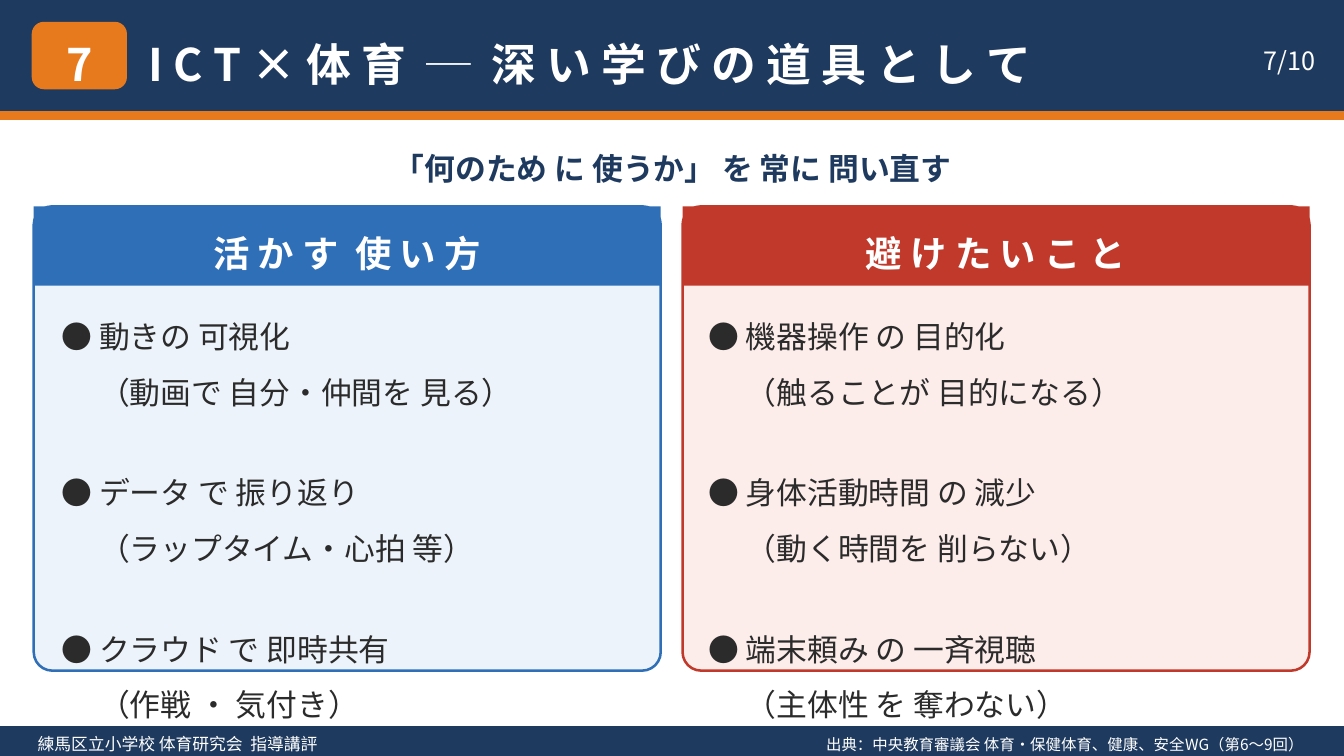
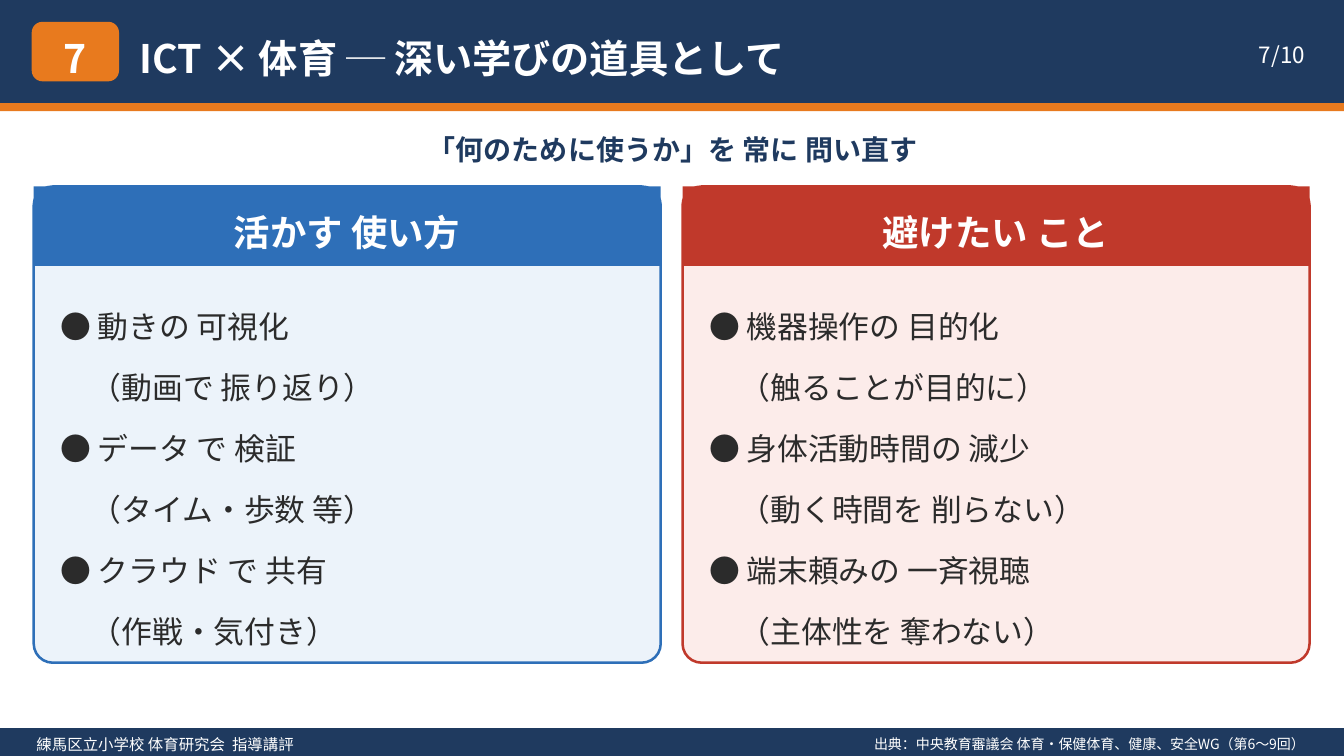
Before and after one commit to contynet730-star/con30, a slide deck: slide 7 of 体育・保健体育の方向性_指導講評.pptx. Drawn at 1344x756 pixels with LibreOffice and Linux fonts; fonts in the diff are those of the drawing. Boxes give left, top, right and bottom in pixels: in the first picture for what was removed or moved away, otherwise in the second. Text is boxed around its words. In the diff, an @@ line names an element or a change of style, - is before the commit and + after.

```diff
--- a/体育・保健体育の方向性_指導講評.pptx
+++ b/体育・保健体育の方向性_指導講評.pptx
@@ rectangle: place and size @@
-rectangle at bbox=[0, 0, 1344, 111]
+rectangle at bbox=[0, 0, 1344, 103]
@@ text "7" at bbox=[64, 44, 87, 84]: size 32 to 28 pt; line spacing 1.3 to 1.25 @@
@@ rounded rectangle: place and size @@
-rounded rectangle at bbox=[31, 22, 126, 90]
+rounded rectangle at bbox=[31, 22, 119, 82]
@@ text "7/10" at bbox=[1259, 45, 1305, 67]: size 18 to 16 pt; line spacing 1.3 to 1.25 @@
@@ text at bbox=[140, 39, 784, 77]: text changed; size 32 to 28 pt @@
-I C T × 体 育 ─ 深 い 学 び の 道 具 と し て
+ICT × 体育 ─ 深い学びの道具として
@@ rectangle: place and size @@
-rectangle at bbox=[0, 111, 1344, 120]
+rectangle at bbox=[0, 103, 1344, 111]
@@ text at bbox=[428, 136, 917, 163]: text changed; size 22 to 20 pt @@
-「何のため に 使うか」 を 常に 問い直す
+「何のために使うか」を 常に 問い直す
@@ rounded rectangle: place and size @@
-rounded rectangle at bbox=[33, 207, 660, 671]
+rounded rectangle at bbox=[33, 187, 660, 662]
@@ rectangle: place and size @@
-rectangle at bbox=[33, 207, 660, 286]
+rectangle at bbox=[33, 187, 660, 266]
@@ rounded rectangle: place and size @@
-rounded rectangle at bbox=[683, 207, 1310, 671]
+rounded rectangle at bbox=[683, 187, 1310, 662]
@@ rectangle: place and size @@
-rectangle at bbox=[683, 207, 1310, 286]
+rectangle at bbox=[683, 187, 1310, 266]
@@ text at bbox=[234, 215, 460, 250]: text changed @@
-活 か す 使 い 方
+活かす 使い方
@@ text at bbox=[883, 215, 1109, 249]: text changed @@
-避 け た い こ と
+避けたい こと
@@ text "● 動きの 可視化": place and size @@
-text "● 動きの 可視化" at bbox=[99, 322, 512, 719]
+text "● 動きの 可視化" at bbox=[91, 312, 375, 646]
@@ text "● 機器操作の 目的化": place and size @@
-text "● 機器操作の 目的化" at bbox=[746, 322, 1122, 719]
+text "● 機器操作の 目的化" at bbox=[740, 312, 1085, 646]
@@ text at bbox=[98, 312, 289, 341]: line spacing 1.5 to 1.65 @@
@@ text at bbox=[740, 312, 1048, 463]: text changed @@
-● 機器操作 の 目的化
-（触ることが 目的になる）
-● 身体活動時間 の 減少
+● 機器操作の 目的化
+（触ることが目的に）
+● 身体活動時間の 減少
@@ text at bbox=[91, 373, 375, 646]: text changed @@
-（動画で 自分・仲間を 見る）
-● データ で 振り返り
-（ラップタイム・心拍 等）
-● クラウド で 即時共有
-（作戦 ・ 気付き）
+（動画で 振り返り）
+● データ で 検証
+（タイム・歩数 等）
+● クラウド で 共有
+（作戦・気付き）
@@ text at bbox=[740, 495, 1085, 524]: line spacing 1.5 to 1.65 @@
@@ text at bbox=[740, 556, 1054, 646]: text changed @@
-● 端末頼み の 一斉視聴
-（主体性 を 奪わない）
+● 端末頼みの 一斉視聴
+（主体性を 奪わない）
@@ text "練馬区立小学校 体育研究会 指導講評" at bbox=[36, 737, 294, 752]: size 12 to 11 pt; line spacing 1.3 to 1.25 @@
@@ text "出典：中央教育審議会 体育・保健体育、健康、安全WG（第6～9回）" at bbox=[874, 737, 1305, 750]: size 11 to 10 pt; line spacing 1.3 to 1.25 @@
```
Also in this commit, not shown: 9 other slides changed, 1 other file.
